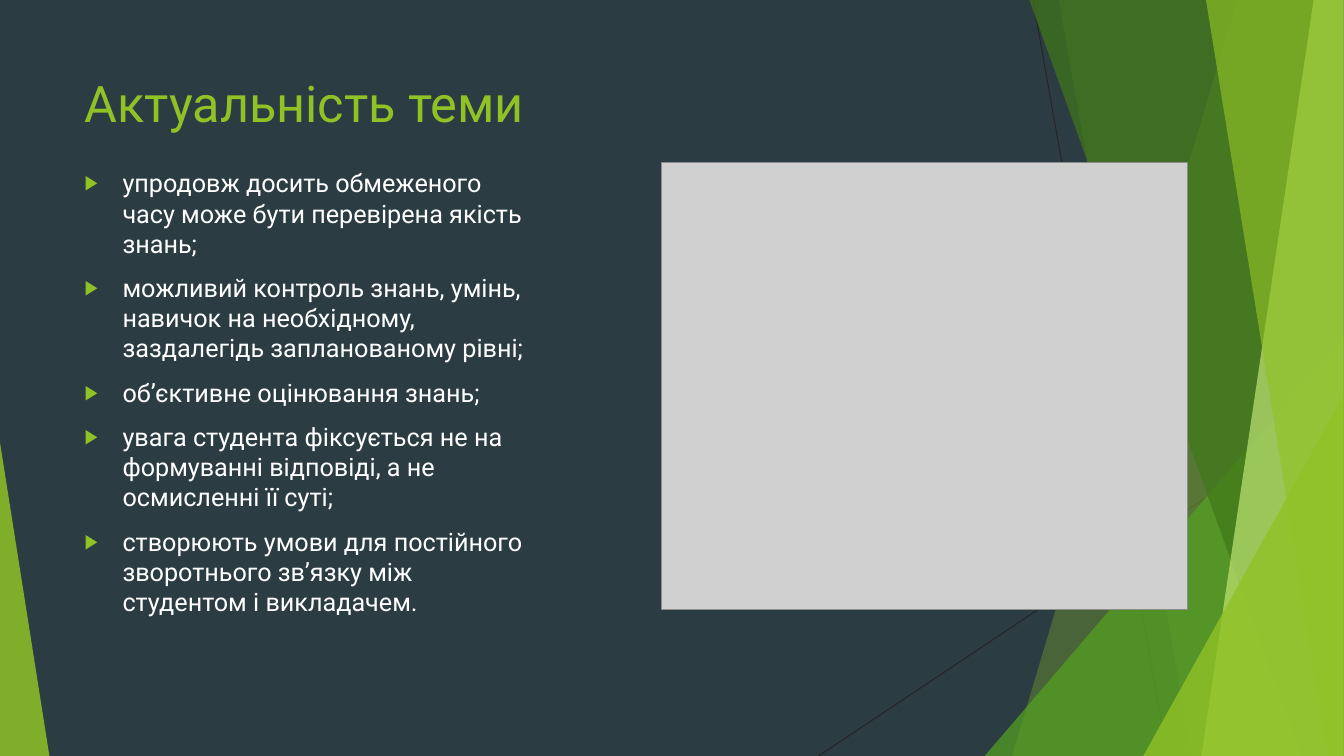
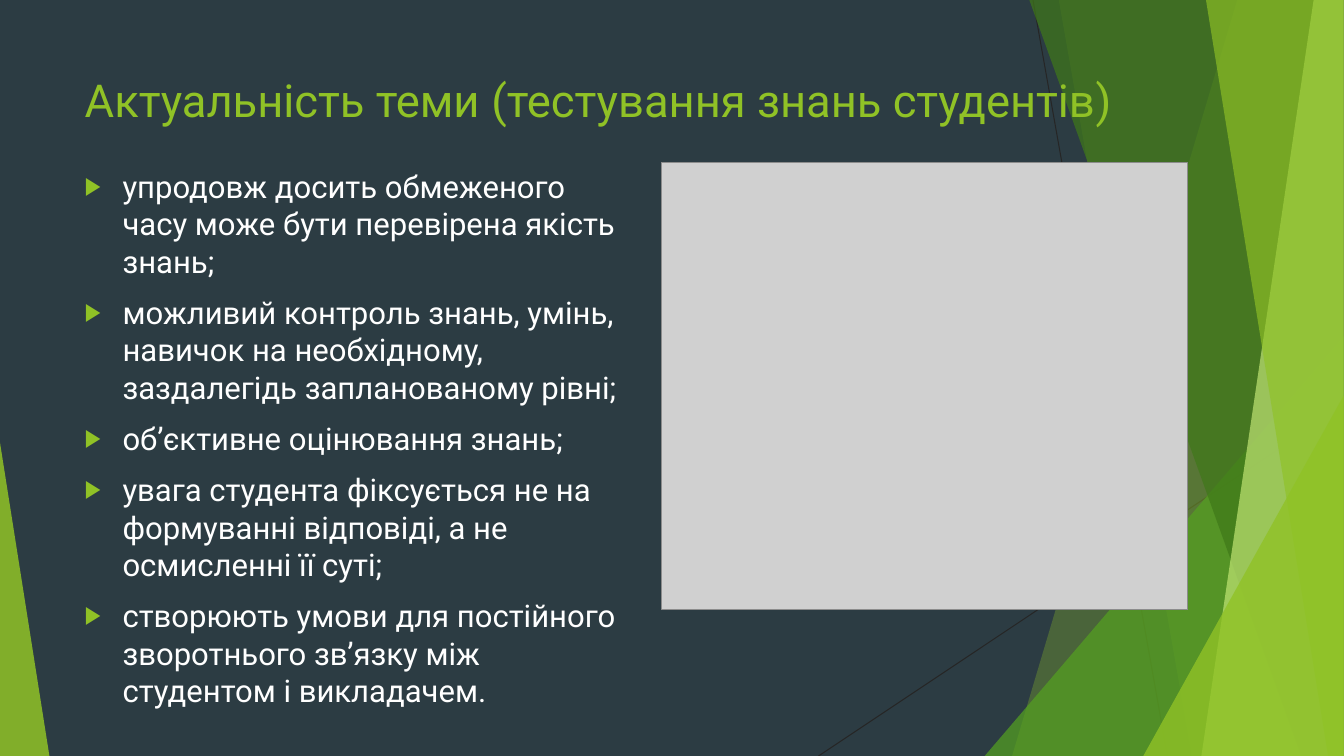
Before and after one commit to Denscorov/diplom, a slide deck: slide 2 of Doc/Мобільний додаток для тестування знань студентів з дисципліни.pptx. Drawn at 1344x756 pixels with LibreOffice and Linux fonts; fonts in the diff are those of the drawing; grey boxes stand for pictures. Boxes give left, top, right and bottom in pixels: in the first picture for what was removed or moved away, otherwise in the second. Text is boxed around its words. In the diff, an @@ line names an element or a change of style, - is before the commit and + after.

```diff
--- a/Doc/Мобільний додаток для тестування знань студентів з дисципліни.pptx
+++ b/Doc/Мобільний додаток для тестування знань студентів з дисципліни.pptx
@@ title at (85,76,1112,128): text changed; size 36 to 32.4 pt @@
-Актуальність теми
+Актуальність теми (тестування знань студентів)
@@ text "упродовж досить обмеженого часу може ..." at (123,174,616,709): size 18 to 22.2 pt @@
```
Also in this commit, not shown: 6 other slides changed, 9 other files.
